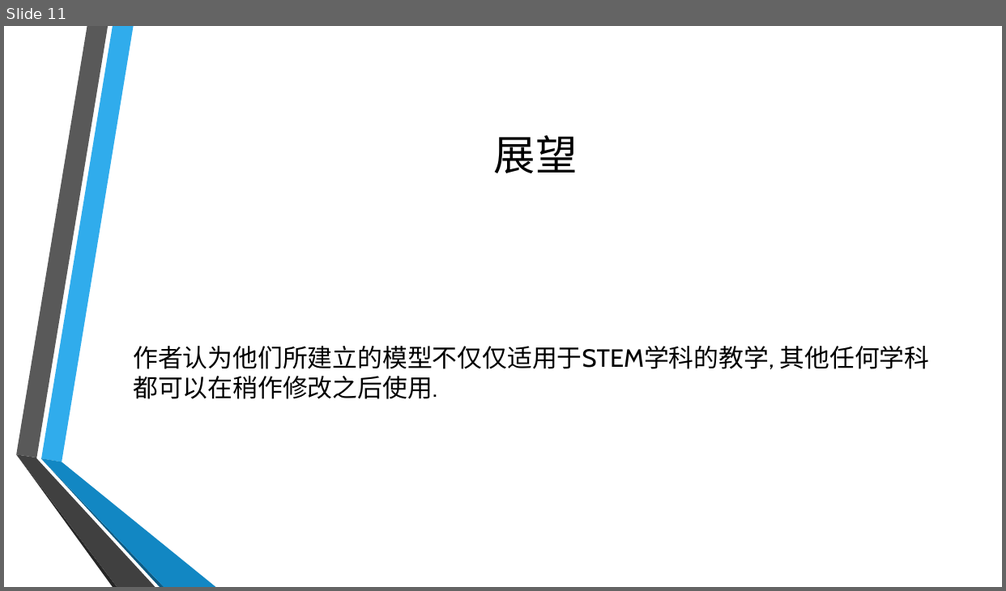
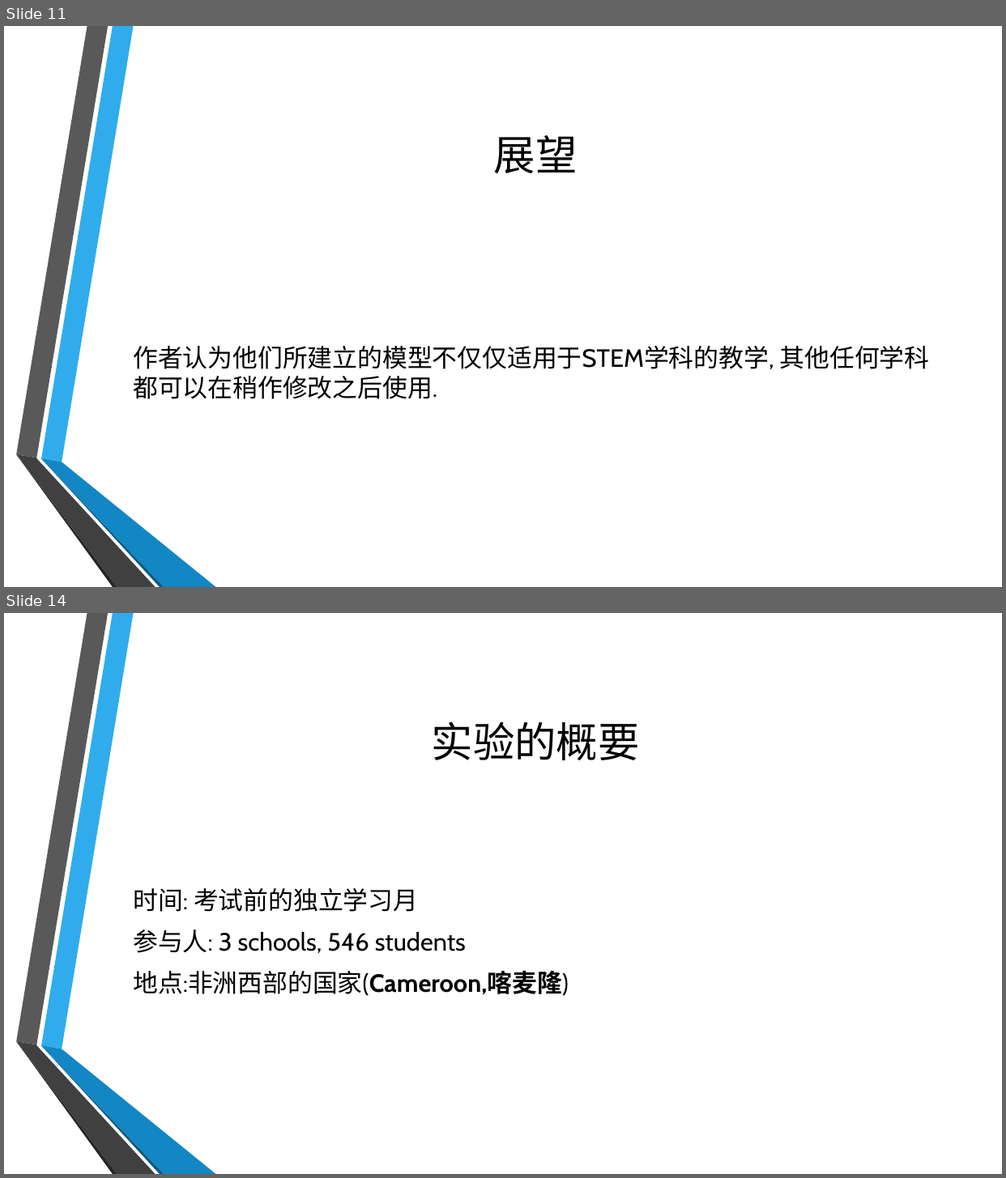
Before and after one commit to twesix/paper-notes, a slide deck: 201905/5-25分享.pptx. Shown one above the other, each under a label of ours: slide 11 before the commit, slides 11 and 14 after it; the slides between them are not shown. The pictures are 1006x591 and 1006x1178 pixels, drawn with LibreOffice and Linux fonts; fonts in the diff are those of the drawing; background and template pictures are left out. Boxes give left, top, right and bottom in pixels: in the first picture for what was removed or moved away, otherwise in the second. Text is boxed around its words. In the diff, an @@ line names an element or a change of style, - is before the commit and + after.

```diff
--- a/201905/5-25分享.pptx
+++ b/201905/5-25分享.pptx
@@ slide 14 added at (4,613,1002,1174), background picture (left out); not listed: 6 template elements that a slide beside it also shows @@
@@ title added at (432,722,639,760), 40 pt, text #000000 @@
+实验的概要
@@ text added at (133,888,569,996), 24 pt, text #000000 @@
+时间: 考试前的独立学习月
+参与人: 3 schools, 546 students
+地点:非洲西部的国家(Cameroon,喀麦隆)
```
Also in this commit, not shown: 1 slide changed, 7 other slides added, 2 other files.
